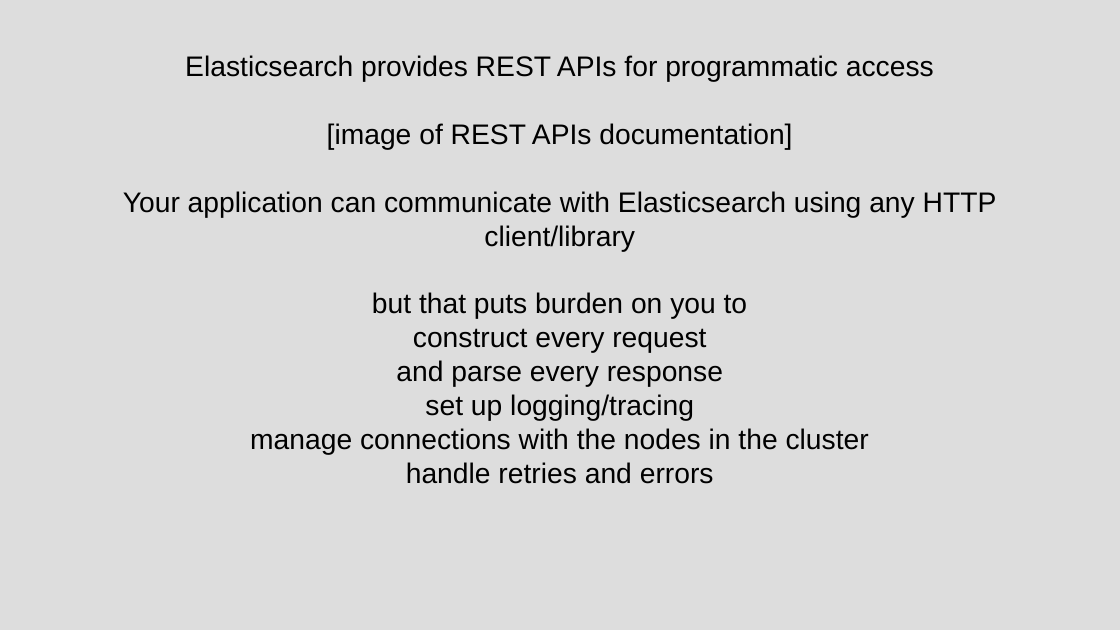
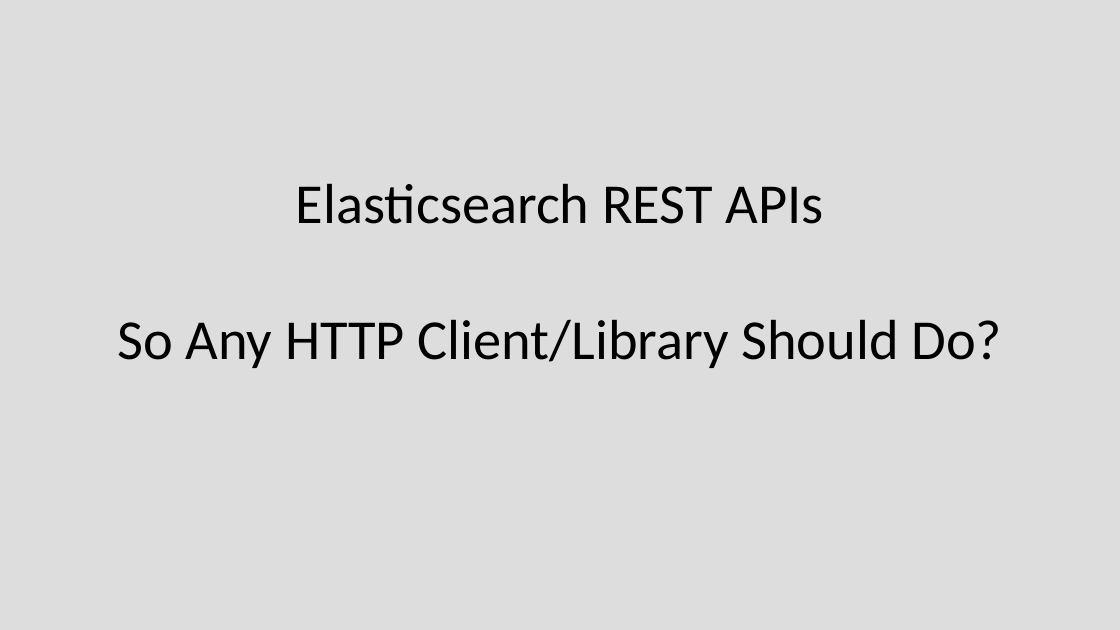
Before and after one commit to chriscressman/architecting-a-search-feature, a slide deck: slide 20 of presentation.odp (slide 32 before the commit). Drawn at 1120x630 pixels with LibreOffice and Linux fonts; fonts in the diff are those of the drawing. Boxes give left, top, right and bottom in pixels: in the first picture for what was removed or moved away, otherwise in the second. Text is boxed around its words. In the diff, an @@ line names an element or a change of style, - is before the commit and + after.

Commit message:
update presentation slides

```diff
--- a/presentation.odp
+++ b/presentation.odp
@@ subtitle at (117, 183, 1002, 368): text changed; size 20 to 40 pt; font Arial to Calibri @@
-Elasticsearch provides REST APIs for programmatic access
-[image of REST APIs documentation]
-Your application can communicate with Elasticsearch using any HTTP client/library
-but that puts burden on you to
-construct every request
-and parse every response
-set up logging/tracing
-manage connections with the nodes in the cluster
-handle retries and errors
+Elasticsearch REST APIs
+So Any HTTP Client/Library Should Do?
```
Also in this commit, not shown: 19 other slides changed, 16 slides added, 13 slides removed.
